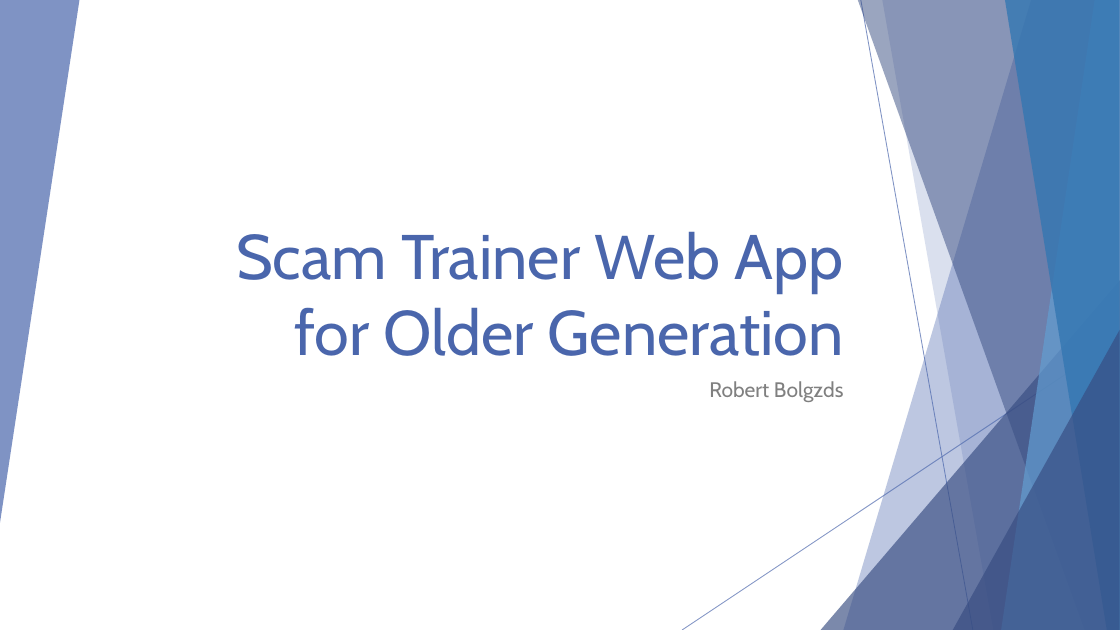
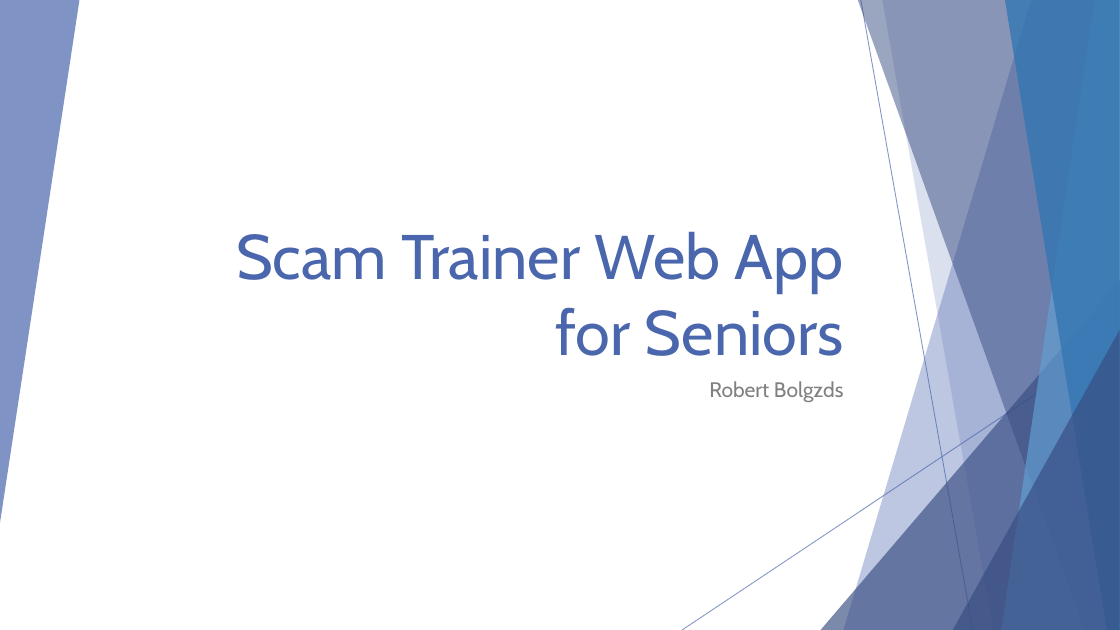
Before and after one commit to Bolgzdrt/Scam-Trainer, a slide deck: slide 1 of Scam Trainer Web App for Older Generation.pptx. Drawn at 1120x630 pixels with LibreOffice and Linux fonts; fonts in the diff are those of the drawing. Boxes give left, top, right and bottom in pixels: in the first picture for what was removed or moved away, otherwise in the second. Text is boxed around its words. In the diff, an @@ line names an element or a change of style, - is before the commit and + after.

Commit message:
finished

```diff
--- a/Scam Trainer Web App for Older Generation.pptx
+++ b/Scam Trainer Web App for Older Generation.pptx
@@ title at (236,231,844,356): text changed @@
-Scam Trainer Web App for Older Generation
+Scam Trainer Web App for Seniors
```
